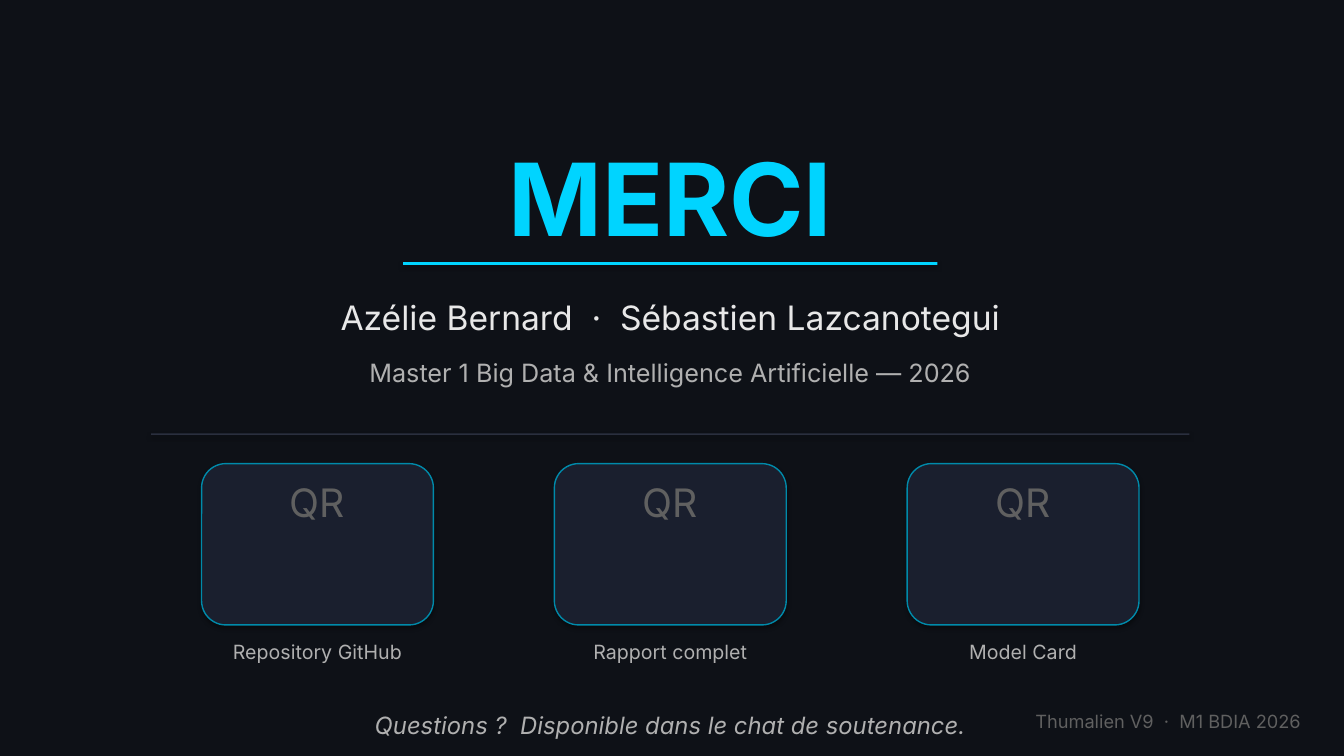
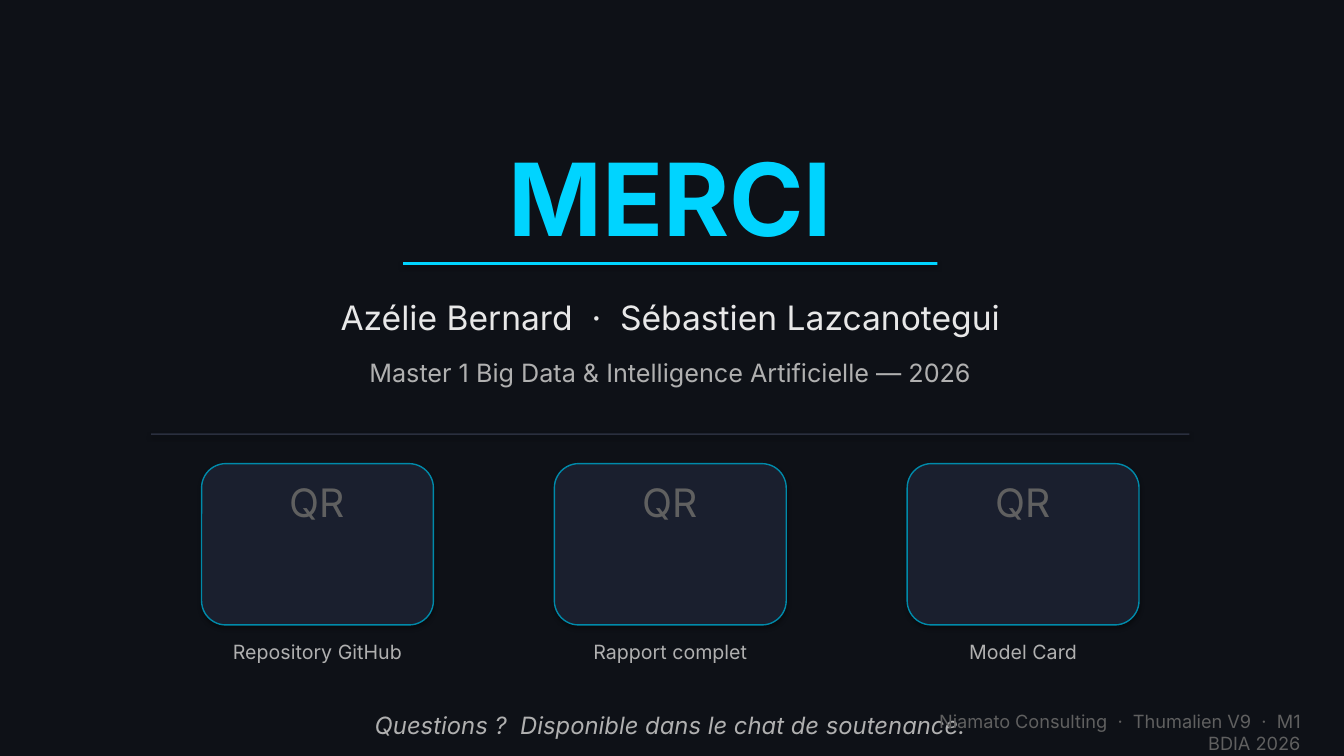
Before and after one commit to azelbanks/projet_etude, a slide deck: slide 17 of video_mvp/Thumalien_V9_slides.pptx (slide 16 before the commit). Drawn at 1344x756 pixels with LibreOffice and Linux fonts; fonts in the diff are those of the drawing. Boxes give left, top, right and bottom in pixels: in the first picture for what was removed or moved away, otherwise in the second. Text is boxed around its words. In the diff, an @@ line names an element or a change of style, - is before the commit and + after.

Commit message:
feat(video): script v3 client + slide ROI + Niamato Consulting
Audit complet cahier des charges, 7 corrections:
- Ajout Niamato Consulting (entreprise) dans slides, footer, bandeaux
- Nouvelle slide ROI (temps x10, volume x200, risque -67%, cout ~0)
- Script v3 reframe "client" (plus "jury academique")
- Section contexte client + besoin business ajoutee
- Numerotation slides synchro script<->PPTX (17 slides)
- Architecture: mention "Donnees -> IA -> Decision" explicite
- Valorisation dataviz dans section demo dashboard
- Inclusion fichiers pre-tournage, Q&R defensif, specs keynote

```diff
--- a/video_mvp/Thumalien_V9_slides.pptx
+++ b/video_mvp/Thumalien_V9_slides.pptx
@@ text at (x1=939, y1=714, x2=1301, y2=750): text changed @@
-Thumalien V9 · M1 BDIA 2026
+Niamato Consulting · Thumalien V9 · M1 BDIA 2026
```
Also in this commit, not shown: 14 other slides changed, 1 slide added, 6 other files.
